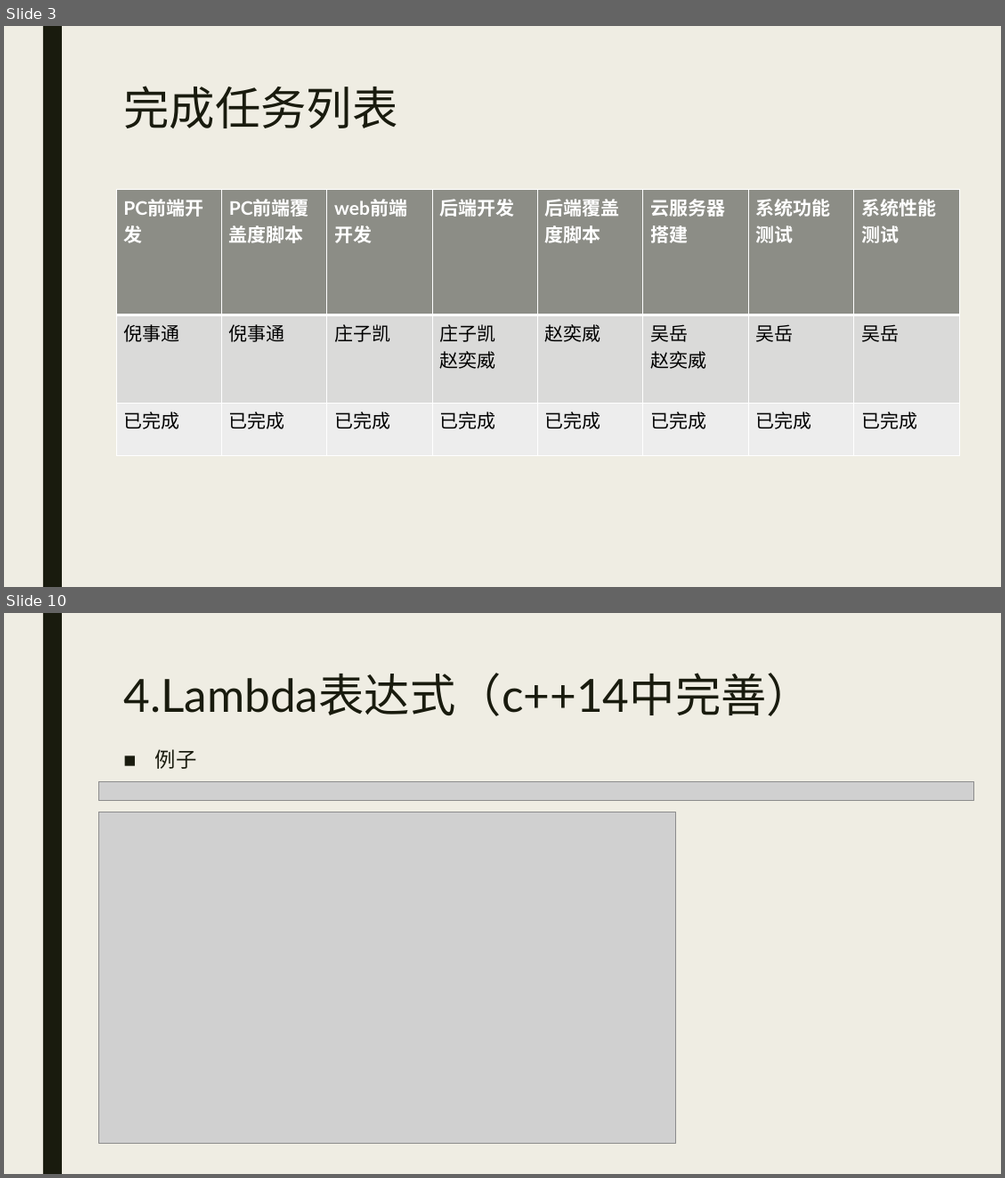
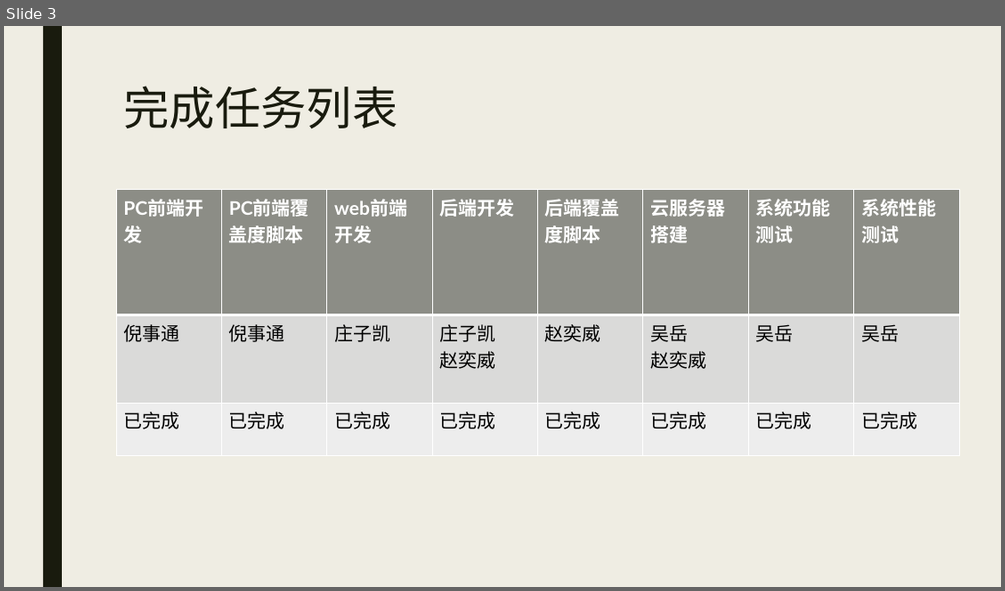
Before and after one commit to DestinyCoderWY/Timeline, a slide deck: 7.展示PPT/Timeline展示PPT.pptx. Shown one above the other, each under a label of ours: slides 3 and 10 before the commit, slide 3 after it; the slides between them are not shown. The pictures are 1005x1178 and 1005x591 pixels, drawn with LibreOffice and Linux fonts; fonts in the diff are those of the drawing; grey boxes stand for pictures. Boxes give left, top, right and bottom in pixels: in the first picture for what was removed or moved away, otherwise in the second. Text is boxed around its words. In the diff, an @@ line names an element or a change of style, - is before the commit and + after.

```diff
--- a/7.展示PPT/Timeline展示PPT.pptx
+++ b/7.展示PPT/Timeline展示PPT.pptx
@@ slide 10 removed at <box>4,613,1001,1174</box>, background #EFEDE3; not listed: 1 template element that a slide beside it also shows @@
@@ title removed at <box>123,673,812,716</box> @@
-4.Lambda表达式（c++14中完善）
@@ text removed at <box>155,749,197,769</box> @@
-■ 例子
@@ picture removed at <box>99,781,975,800</box> @@
@@ picture removed at <box>99,811,676,1144</box> @@
```
Also in this commit, not shown: 3 slides changed, 16 slides added, 18 other slides removed, 1 other file.
